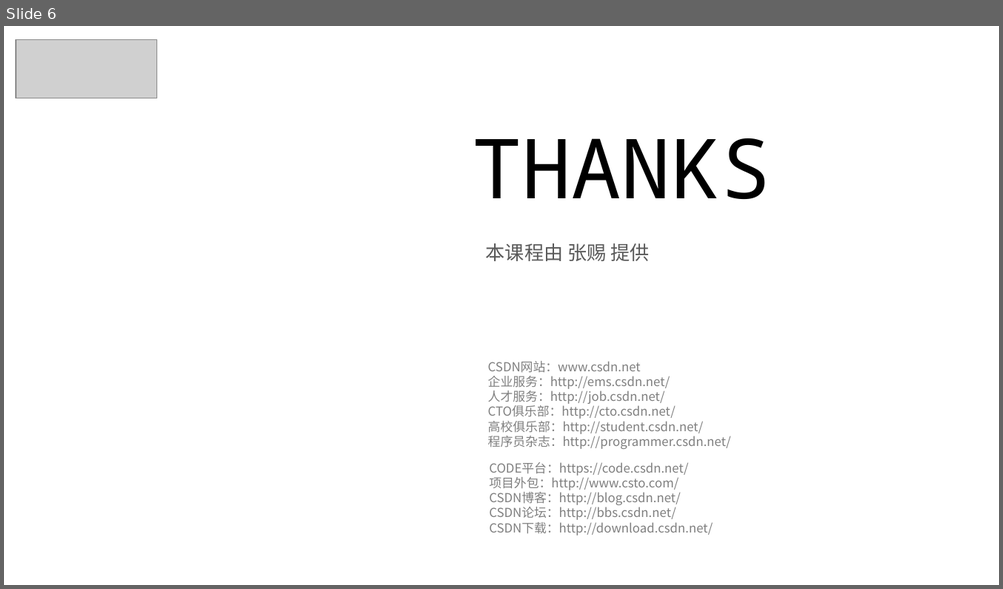
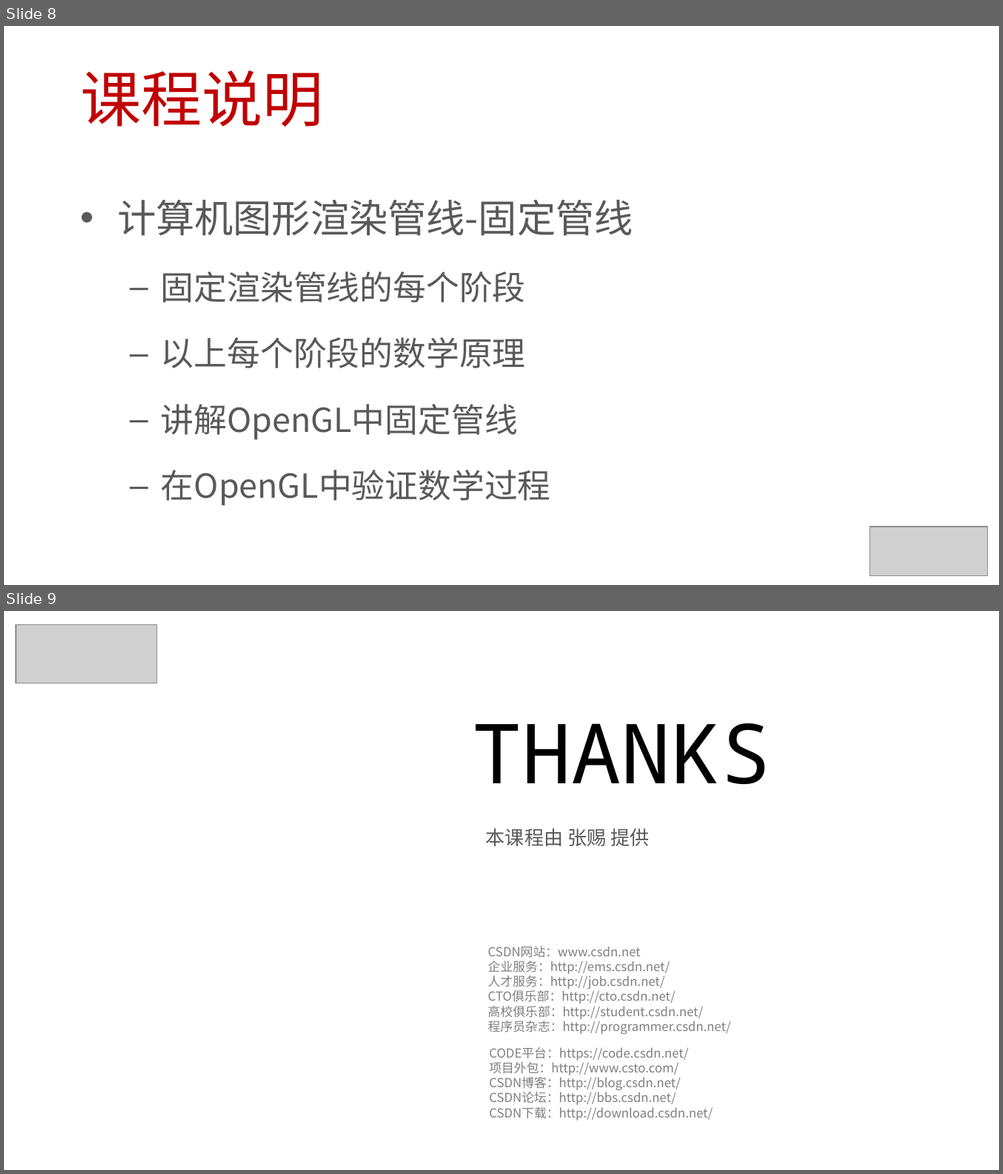
Before and after one commit to EDUCourseSeries/GraphicsPipeline, a slide deck: PPT/Graphics Pipeline01-课程介绍.pptx. Shown one above the other, each under a label of ours: slide 6 before the commit, slides 8 and 9 after it. The pictures are 1003x589 and 1003x1174 pixels, drawn with LibreOffice and Linux fonts; fonts in the diff are those of the drawing; grey boxes stand for pictures; background and template pictures are left out. Boxes give left, top, right and bottom in pixels: in the first picture for what was removed or moved away, otherwise in the second. Text is boxed around its words. In the diff, an @@ line names an element or a change of style, - is before the commit and + after.

```diff
--- a/PPT/Graphics Pipeline01-课程介绍.pptx
+++ b/PPT/Graphics Pipeline01-课程介绍.pptx
@@ slide 8 added at box(4, 26, 999, 585), background #FFFFFF @@
@@ title added at box(80, 70, 323, 127), 44 pt, text #C00000 @@
+课程说明
@@ text added at box(117, 200, 633, 506), 24 pt, text #595959 @@
+• 计算机图形渲染管线-固定管线
+  – 固定渲染管线的每个阶段
+  – 以上每个阶段的数学原理
+  – 讲解OpenGL中固定管线
+  – 在OpenGL中验证数学过程
@@ picture added at box(869, 527, 987, 576) @@
@@ what was slide 6 is now slide 9 @@
```
Also in this commit, not shown: 5 slides changed, 2 other slides added, 15 other files.
